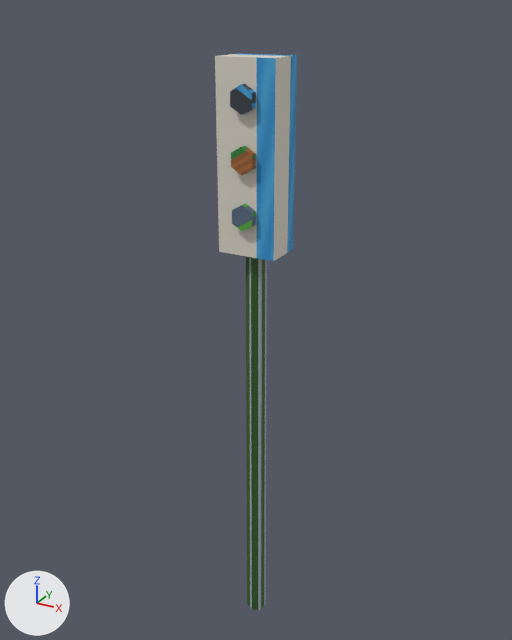
Renders of the glTF model public/models/citykit/traffic-signals-lod0.glb from each side of a commit.
The view is the same before and after, from a 50 mm lens placed at (1.39, -2.54, 2.94), pointed at (-0.04, 0.07, 1.63). Every picture has the same lights, and +X, +Y and +Z are marked at lower left. The first picture is the older version. Vertices at exactly the same position are counted once.

The first picture shows 'traffic-signals-lod0'.
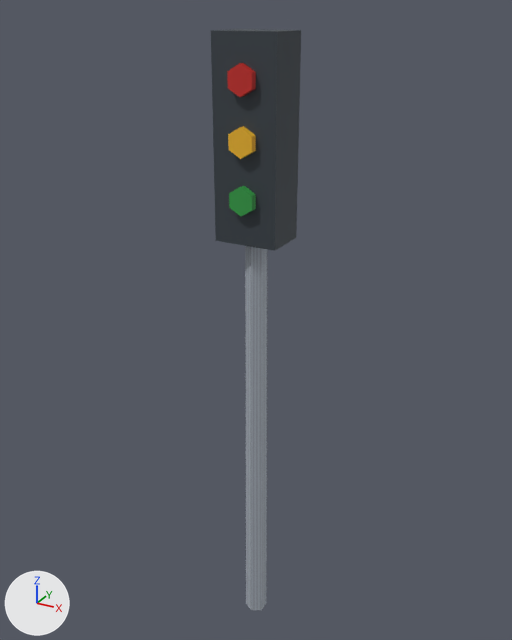
Location of each change, (x1, y1, x2, y2) in pixels of the pictures (512 x 640 px; the box of a moved part takes in the faces that stretch with it):
'traffic-signals-lod0', reshaped (10% wider): before (215, 54, 297, 610); after (211, 29, 301, 610)
part 1 of me_traffic_signals_lod0, moved or reshaped: before (215, 54, 297, 261); after (211, 29, 301, 251)
part 2 of me_traffic_signals_lod0, moved or reshaped: before (230, 84, 256, 115); after (227, 63, 256, 97)
part 3 of me_traffic_signals_lod0, moved or reshaped: before (231, 146, 256, 175); after (228, 126, 256, 159)
part 4 of me_traffic_signals_lod0, moved or reshaped: before (232, 203, 256, 231); after (229, 186, 256, 216)
part 5 of me_traffic_signals_lod0, moved or reshaped: before (246, 257, 267, 610); after (245, 246, 267, 610)

The change in detail:
me_traffic_signals_lod0 is used by ob_traffic_signals_lod0; location (0.0, 0.0, 0.0).
Before the commit, vertices of me_traffic_signals_lod0: 3 (0.0, 0.05, 2.2), 5 (0.04, 0.02, 2.2), 7 (0.04, -0.02, 2.2), 9 (0.0, -0.05, 2.2), 11 (-0.04, -0.02, 2.2).
Before the commit, vertices of me_traffic_signals_lod0: 13 (-0.04, 0.02, 2.2).
me_traffic_signals_lod0 had 56 vertices, 92 faces and spanned x -0.13..0.13, y -0.12..0.09, z 0.0..2.77.
me_traffic_signals_lod0 now has 56 vertices, 92 faces and spans x -0.14..0.14, y -0.13..0.1, z 0.0..2.86.
me_traffic_signals_lod0 part 1: the loose piece of 8 vertices spanning x -0.13..0.13, y -0.09..0.09, z 1.99..2.77 is scaled about its middle by (1.08, 1.11, 1.05), then moved by (0.0, 0.0, 0.07).
me_traffic_signals_lod0 part 2: the loose piece of 12 vertices spanning x -0.05..0.05, y -0.12..-0.08, z 2.56..2.67 is moved by (0.0, -0.01, 0.07).
me_traffic_signals_lod0 part 3: the loose piece of 12 vertices spanning x -0.05..0.05, y -0.12..-0.08, z 2.34..2.45 is moved by (0.0, -0.01, 0.07).
me_traffic_signals_lod0 part 4: the loose piece of 12 vertices spanning x -0.05..0.05, y -0.12..-0.08, z 2.11..2.22 is moved by (0.0, -0.01, 0.07).
Part 5, on me_traffic_signals_lod0:
Vertices 3, 5, 7, 9, 11, 13 of me_traffic_signals_lod0 move by (0.0, 0.0, 0.1).
